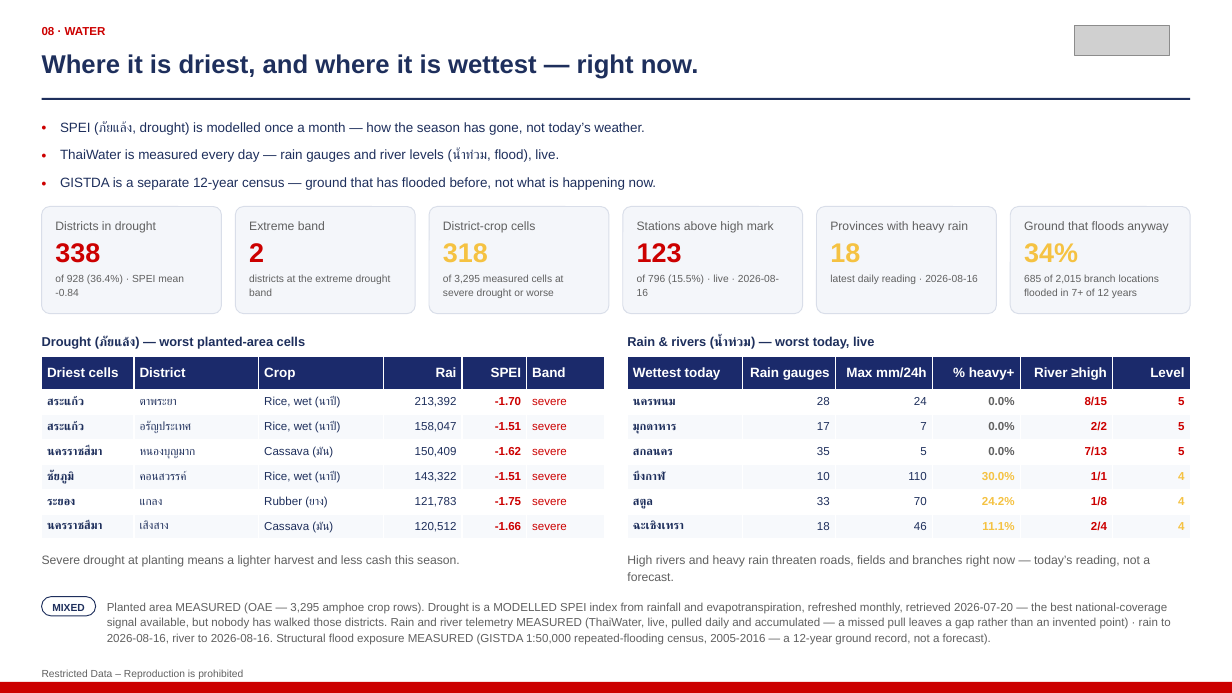
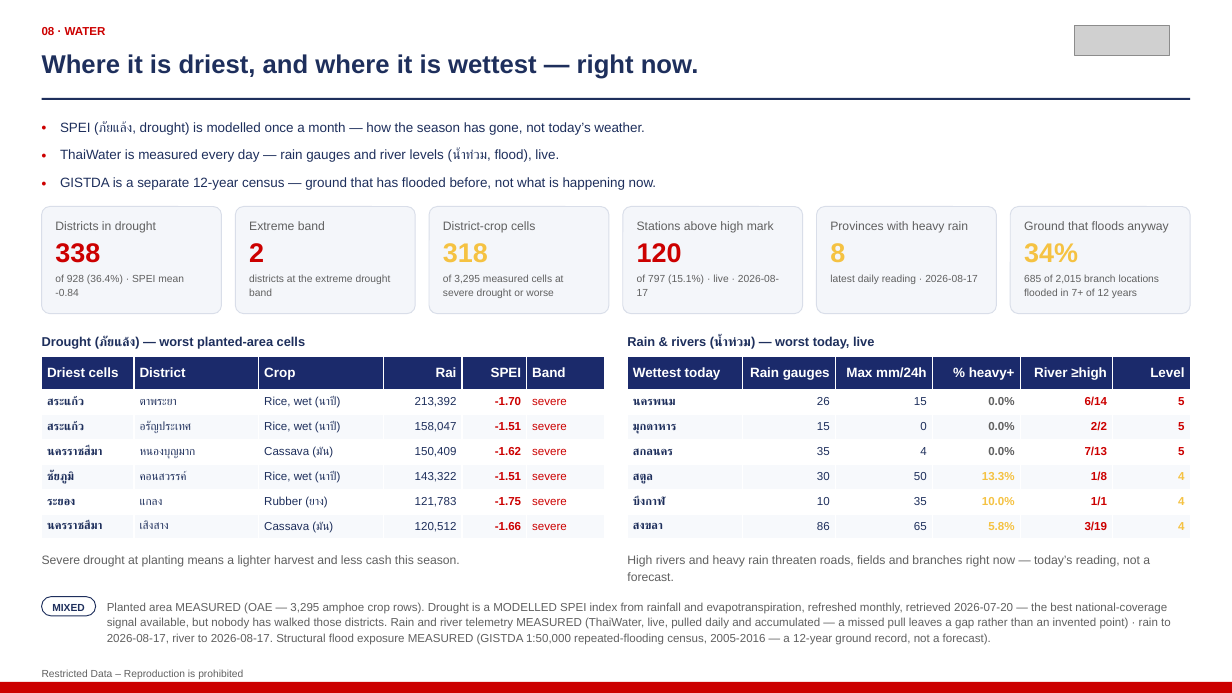
Before and after one commit to kaustavb2101/competitive-intel, a slide deck: slide 10 of docs/decks/mcom-2026-08-05-macro.pptx. Drawn at 1232x693 pixels with LibreOffice and Linux fonts; fonts in the diff are those of the drawing; grey boxes stand for pictures. Boxes give left, top, right and bottom in pixels: in the first picture for what was removed or moved away, otherwise in the second. Text is boxed around its words. In the diff, an @@ line names an element or a change of style, - is before the commit and + after.

```diff
--- a/docs/decks/mcom-2026-08-05-macro.pptx
+++ b/docs/decks/mcom-2026-08-05-macro.pptx
@@ text at <box>637,243,682,263</box>: text changed @@
-123
+120
@@ text at <box>830,243,845,262</box>: text changed @@
-18
+8
@@ text at <box>637,274,779,296</box>: text changed @@
-of 796 (15.5%) · live · 2026-08-16
+of 797 (15.1%) · live · 2026-08-17
@@ text at <box>830,274,978,284</box>: text changed @@
-latest daily reading · 2026-08-16
+latest daily reading · 2026-08-17
@@ table at <box>628,356,1190,539</box> @@
-row 2: นครพนม | 28 | 24 | 0.0% | 8/15 | 5
+row 2: นครพนม | 26 | 15 | 0.0% | 6/14 | 5
-row 3, column 2: 17
+row 3, column 2: 15
-row 3, column 3: 7
+row 3, column 3: 0
-row 4, column 3: 5
+row 4, column 3: 4
-row 5: บึงกาฬ | 10 | 110 | 30.0% | 1/1 | 4
+row 5: สตูล | 30 | 50 | 13.3% | 1/8 | 4
-row 6: สตูล | 33 | 70 | 24.2% | 1/8 | 4
+row 6: บึงกาฬ | 10 | 35 | 10.0% | 1/1 | 4
-row 7: ฉะเชิงเทรา | 18 | 46 | 11.1% | 2/4 | 4
+row 7: สงขลา | 86 | 65 | 5.8% | 3/19 | 4
@@ text at <box>107,602,1171,645</box>: text changed @@
-Planted area MEASURED (OAE — 3,295 amphoe crop rows). Drought is a MODELLED SPEI index from rainfall and evapotranspiration, refreshed monthly, retrieved 2026-07-20 — the best national-coverage signal available, but nobody has walked those districts. Rain and river telemetry MEASURED (ThaiWater, live, pulled daily and accumulated — a missed pull leaves a gap rather than an invented point) · rain to 2026-08-16, river to 2026-08-16. Structural flood exposure MEASURED (GISTDA 1:50,000 repeated-flooding census, 2005-2016 — a 12-year ground record, not a forecast).
+Planted area MEASURED (OAE — 3,295 amphoe crop rows). Drought is a MODELLED SPEI index from rainfall and evapotranspiration, refreshed monthly, retrieved 2026-07-20 — the best national-coverage signal available, but nobody has walked those districts. Rain and river telemetry MEASURED (ThaiWater, live, pulled daily and accumulated — a missed pull leaves a gap rather than an invented point) · rain to 2026-08-17, river to 2026-08-17. Structural flood exposure MEASURED (GISTDA 1:50,000 repeated-flooding census, 2005-2016 — a 12-year ground record, not a forecast).
```
Also in this commit, not shown: 2 other slides changed, 1 other file.
